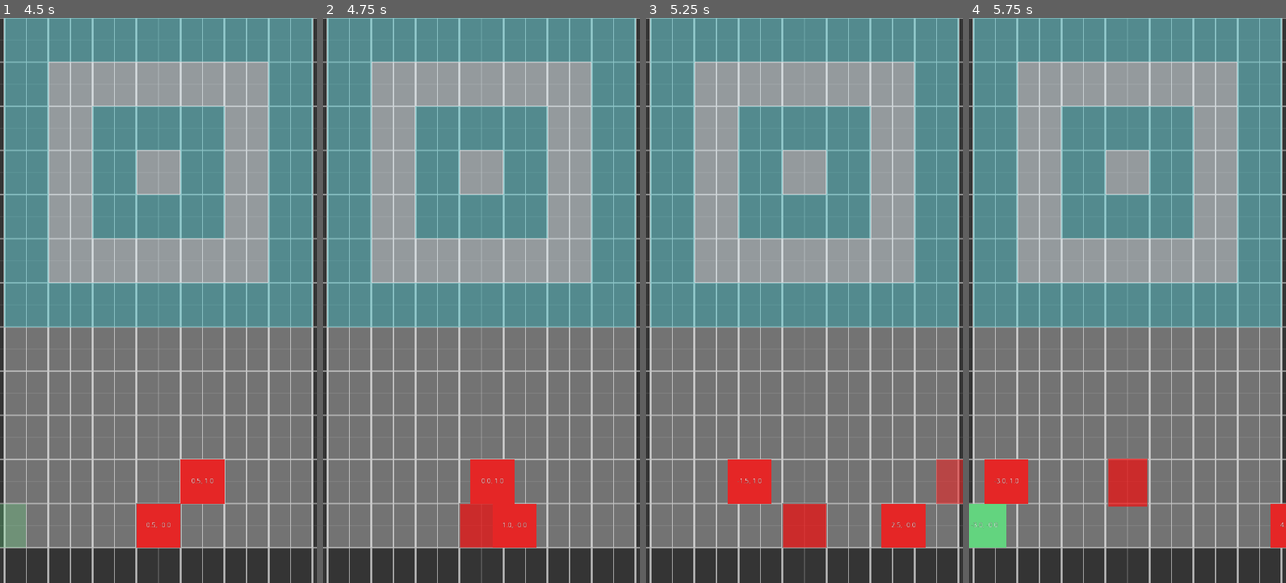
Above: before the commit, frames 1-4 (left to right).
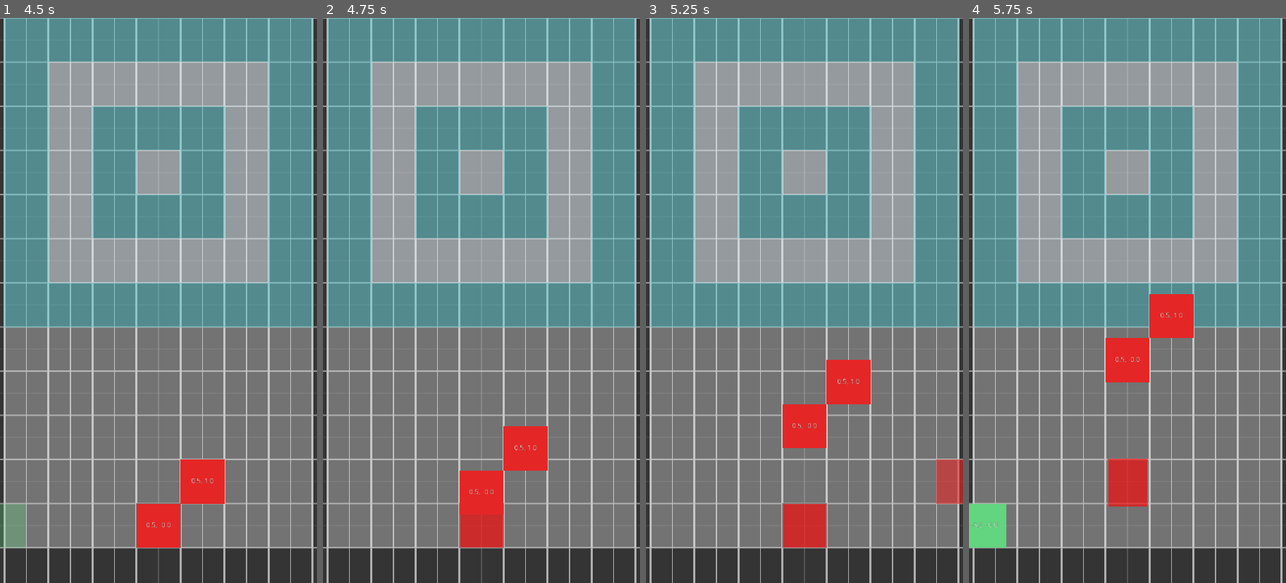
Above: after the commit, the same moments.

Repository: funexpected/jamper
Game: Godot game, scene res://level.tscn
Same seed, same stepped clock (60 frames per second), same inputs: the game is played once before the commit and once after it. This scene is started directly instead of the project's main scene.
Inputs (mouse positions are in pixels of both pictures, inside the frame that each line leads up to):
- Up to frame 1 (4.5 s): tap Enter at 0.5 s; move the mouse to (228, 272) at 0.52 s; click (228, 272) at 0.67 s; move the mouse to (95, 328) at 1.27 s; click (95, 328) at 1.42 s; tap Space at 2 s; move the mouse to (190, 176) at 2.02 s; click (190, 176) at 2.17 s; move the mouse to (142, 413) at 2.77 s; click (142, 413) at 2.92 s; move the mouse to (253, 385) at 3.52 s; click (253, 385) at 3.67 s; move the mouse to (63, 215) at 4.27 s; click (63, 215) at 4.42 s
- Up to frame 2 (4.75 s): no input
- Up to frame 3 (5.25 s): move the mouse to (820, 300) at 5.02 s; click (820, 300) at 5.17 s
- Up to frame 4 (5.75 s): no input

Frame 1 is identical in both runs. In frame 2, 2.9% of the frame differs, in the area x 43-71%, y 72-94%; in frame 3, 4.3%, in the area x 25-89%, y 60-94%; in frame 4, 3.6%.

Commit message:
try bum

Diff:
--- a/field.gd
+++ b/field.gd
@@ -22,7 +22,6 @@
 func _ready():
 	prepare_png()
 	create_table()
-	print(table)
 
 
 func prepare_png():
@@ -59,6 +58,9 @@
 
 func push(obj):
 	obj.active = false
+	print("print_stop")
+	obj.tween.remove_all()
+	print(obj.tween)
 	obj.remove_from_group("square")
 #	print_table()
 	var speed = obj.speed.y
@@ -104,8 +106,9 @@
 	var i = int(0)
 	var count = int(0)
 	while i < pic_size.y:
-		if typeof(table[i][column]) != TYPE_COLOR:
-			return Vector2(column, i)
+		if(column < 7):
+			if typeof(table[i][column]) != TYPE_COLOR:
+				return Vector2(column, i)
 		i += 1
 	return Vector2(column,i)
 
--- a/level.gd
+++ b/level.gd
@@ -50,6 +50,7 @@
 	if is_need_to_jump:
 		is_need_to_jump = false
 		grandma.jump()
+
 		push_block()
 		#grandma.jump_and_slide(GrandMa.RIGHT)
 
@@ -59,7 +60,10 @@
 func walk_around_spawners():
 	var active = get_active_squares()
 	for sq in active:
-		if sq.position.x == grandma.position.x && sq.position.y == grandma.position - 150:
+		var baba = grandma.get_player_position()
+		var block = sq.get_pos()
+		if int(baba.x) == int(block.x):
+#		sq.position.y == grandma.position - 150:
 			print("Touch")
 			field.push(sq)
 
--- a/spawner.gd
+++ b/spawner.gd
@@ -55,13 +55,15 @@
 		emit_color_bulet(speed, a.color)
 		a.direction = Vector2(-1, 0)
 		a.position.x += SEGMENT_SIZE * 0.5 + SEGMENT_SIZE * 3
-		yield(tw.ip(a, "position:x", a.position.x, a.position.x - (MESH_SIZE + 5) * SEGMENT_SIZE, tween_speed),
+		a.tween = tw.ip(a, "position:x", a.position.x, a.position.x - (MESH_SIZE + 5) * SEGMENT_SIZE, tween_speed)
+		yield(a.tween,
 			"tween_completed")
 	elif position.x < 0:
 		emit_color_bulet(speed, a.color)
 		a.direction = Vector2(1, 0)
 		a.position.x -= SEGMENT_SIZE * 0.5 + SEGMENT_SIZE * 3
-		yield(tw.ip(a, "position:x", a.position.x, a.position.x + (MESH_SIZE + 5) * SEGMENT_SIZE, tween_speed),
+		a.tween = tw.ip(a, "position:x", a.position.x, a.position.x + (MESH_SIZE + 5) * SEGMENT_SIZE, tween_speed)
+		yield(a.tween,
 			"tween_completed")
 	if a.active:
 		a.queue_free()
--- a/square.gd
+++ b/square.gd
@@ -10,6 +10,8 @@
 export var speed = Vector2(450, 450)
 
 var pos = Vector2(0,0) setget ,get_pos
+
+var tween
 
 var direction:Vector2
 var y_pos
